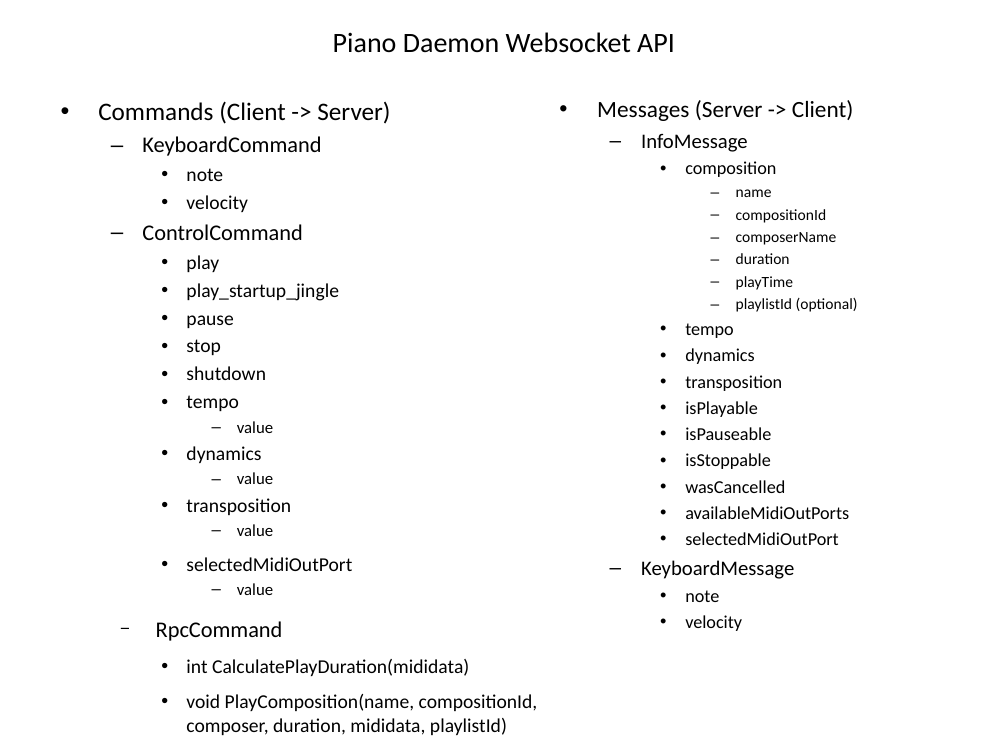
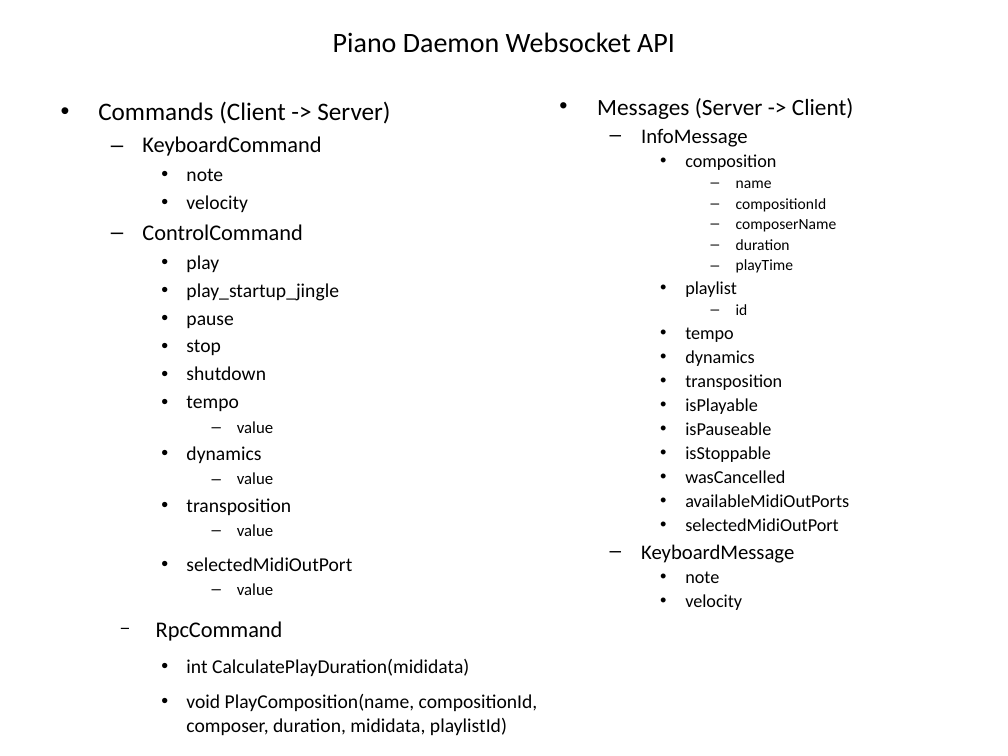
Before and after one commit to NHuffschmid/depinus, a slide deck: slide 2 of architecture.odp. Drawn at 1008x756 pixels with LibreOffice and Linux fonts; fonts in the diff are those of the drawing. Boxes give left, top, right and bottom in pixels: in the first picture for what was removed or moved away, otherwise in the second. Text is boxed around its words. In the diff, an @@ line names an element or a change of style, - is before the commit and + after.

Commit message:
moved playlistId from composition info message to playlist info message

```diff
--- a/architecture.odp
+++ b/architecture.odp
@@ text at (x1=597, y1=98, x2=854, y2=610): line spacing 0.9 to 0.8 @@
@@ text at (x1=736, y1=304, x2=748, y2=315): text changed; size 11.1 to 12.9 pt @@
-      – playlistId (optional)
+    • playlist
+      – id
```
Also in this commit, not shown: 4 other files.
